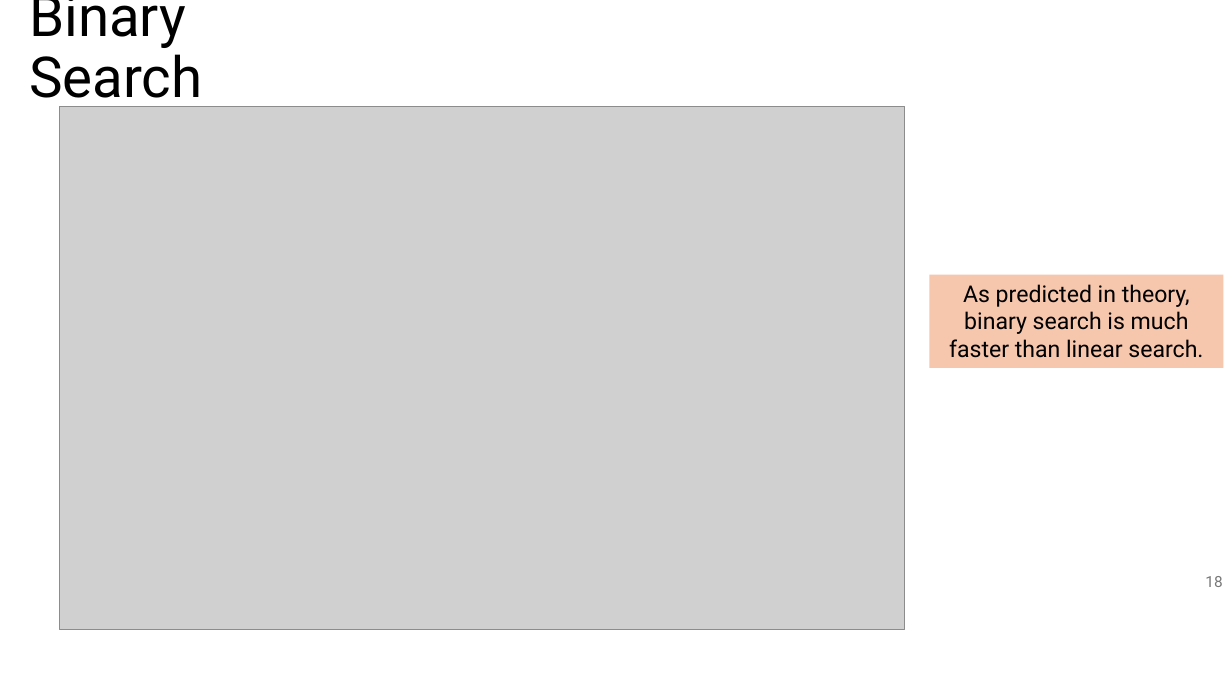
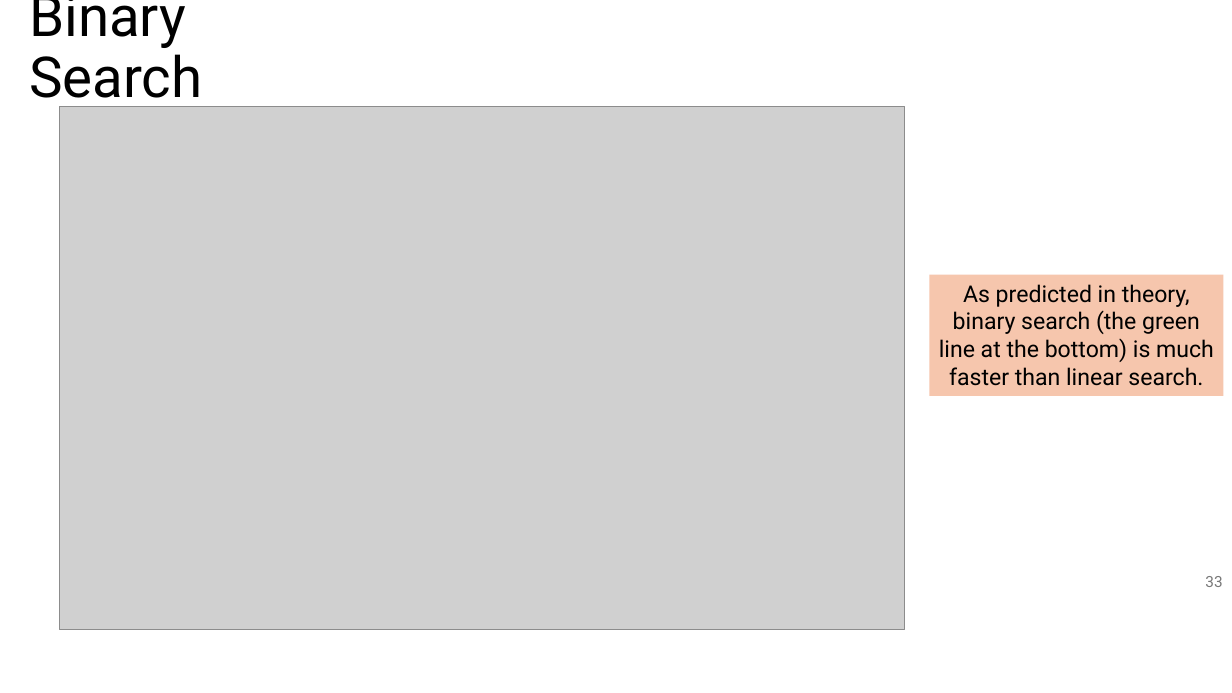
Before and after one commit to tjd1234/cmpt120fall2024, a slide deck: slide 33 of lecture_notes/chapter_algorithms/alg2_binary_search/chapter_binary_search.pptx (slide 18 before the commit). Drawn at 1232x693 pixels with LibreOffice and Linux fonts; fonts in the diff are those of the drawing; grey boxes stand for pictures. Boxes give left, top, right and bottom in pixels: in the first picture for what was removed or moved away, otherwise in the second. Text is boxed around its words. In the diff, an @@ line names an element or a change of style, - is before the commit and + after.

```diff
--- a/lecture_notes/chapter_algorithms/alg2_binary_search/chapter_binary_search.pptx
+++ b/lecture_notes/chapter_algorithms/alg2_binary_search/chapter_binary_search.pptx
@@ rectangle "As predicted in theory, binary ...": place and size @@
-rectangle "As predicted in theory, binary ..." at (930,274,1224,368)
+rectangle "As predicted in theory, binary ..." at (930,274,1224,396)
@@ text in rectangle at (939,284,1214,386): text changed @@
-As predicted in theory, binary search is much faster than linear search.
+As predicted in theory, binary search (the green line at the bottom) is much faster than linear search.
@@ page number at (1205,576,1222,587): text changed @@
-18
+33
```
Also in this commit, not shown: 14 other slides changed, 21 slides added, 1 other file.
